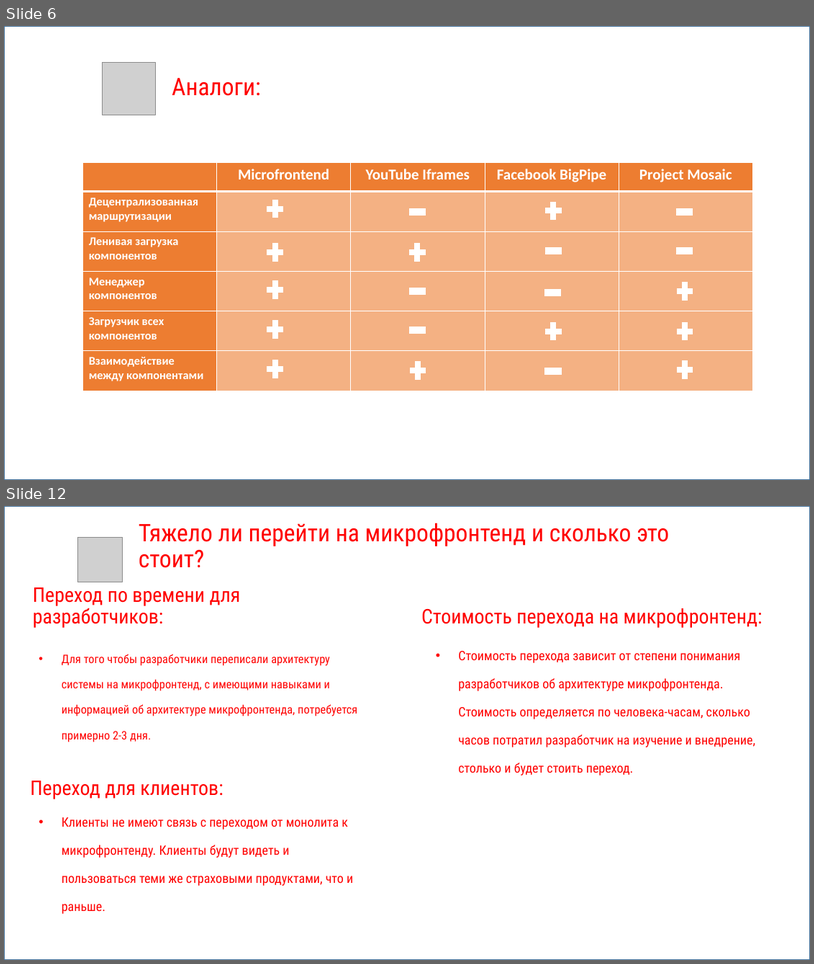
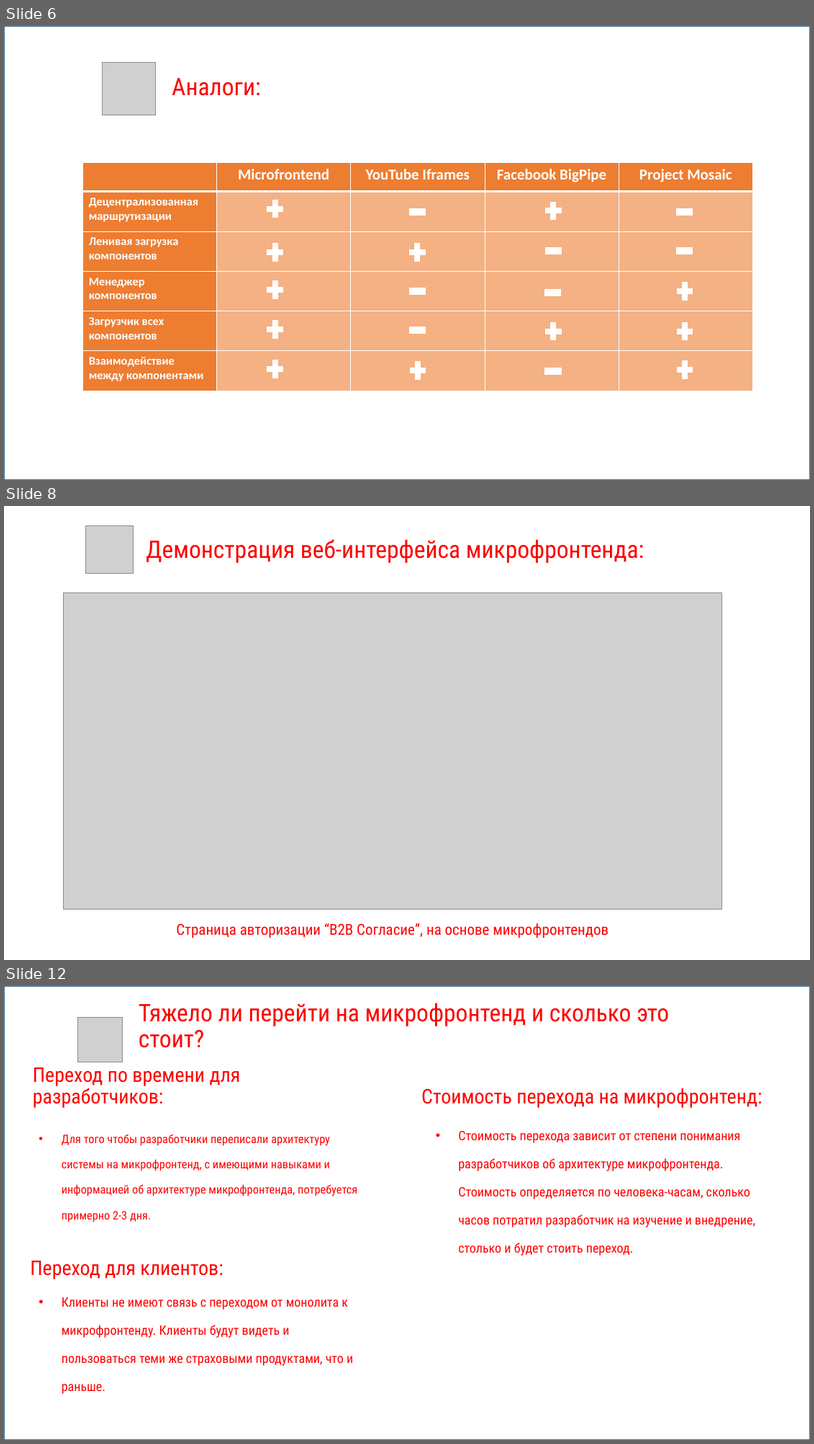
Before and after one commit to kamych1916/-, a slide deck: Презентация.pptx. Shown one above the other, each under a label of ours: slides 6 and 12 before the commit, slides 6, 8 and 12 after it; the slides between them are not shown. The pictures are 814x964 and 814x1444 pixels, drawn with LibreOffice and Linux fonts; fonts in the diff are those of the drawing; grey boxes stand for pictures. Boxes give left, top, right and bottom in pixels: in the first picture for what was removed or moved away, otherwise in the second. Text is boxed around its words. In the diff, an @@ line names an element or a change of style, - is before the commit and + after.

```diff
--- a/Презентация.pptx
+++ b/Презентация.pptx
@@ slide 8 added at [4,506,810,960], background #FFFFFF @@
@@ picture added at [85,525,134,573] @@
@@ title added at [146,539,645,563], 28.8 pt, text #FF0000 @@
+Демонстрация веб-интерфейса микрофронтенда:
@@ picture added at [63,592,722,909] @@
@@ text added at [176,923,609,938], 18 pt, text #FF0000 @@
+Страница авторизации “B2B Согласие”, на основе микрофронтендов
```
Also in this commit, not shown: 5 slides changed, 3 other slides added, 2 slides removed.
